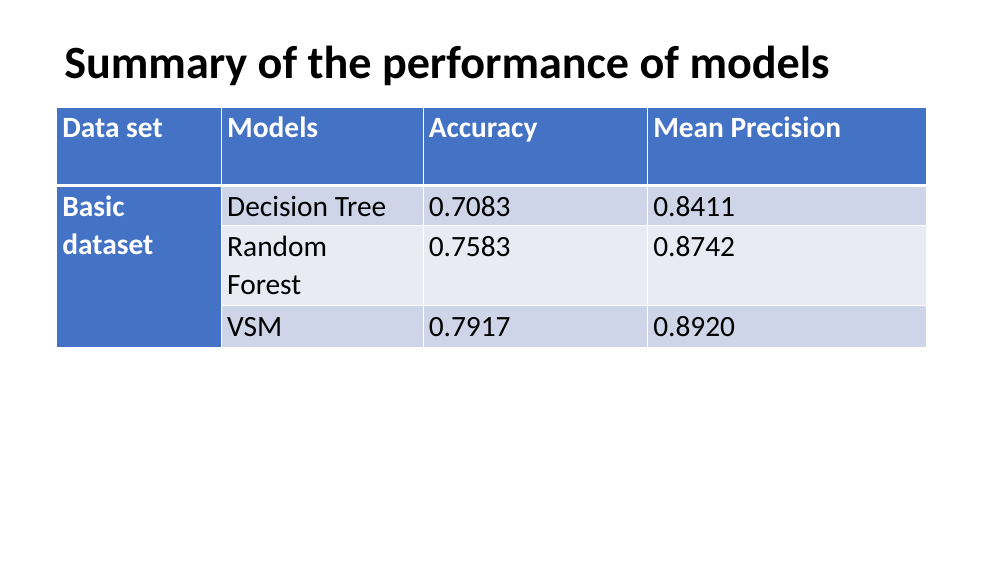
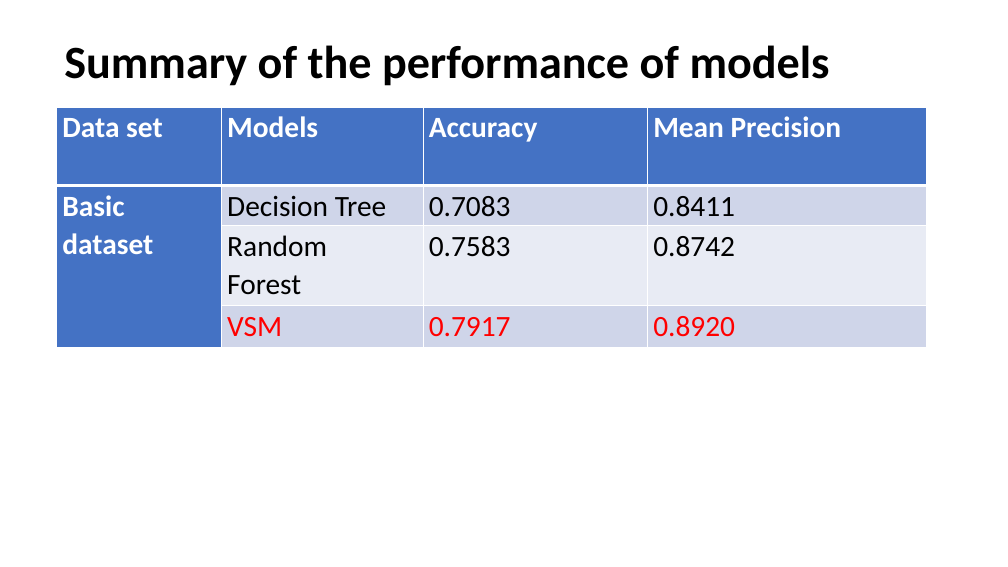
Before and after one commit to Rena-zhou/IFN702, a slide deck: slide 28 of Project presentation (presentation)- zhiying.pptx. Drawn at 1008x567 pixels with LibreOffice and Linux fonts; fonts in the diff are those of the drawing. Boxes give left, top, right and bottom in pixels: in the first picture for what was removed or moved away, otherwise in the second. Text is boxed around its words. In the diff, an @@ line names an element or a change of style, - is before the commit and + after.

```diff
--- a/Project presentation (presentation)- zhiying.pptx
+++ b/Project presentation (presentation)- zhiying.pptx
@@ table at (57, 107, 926, 348) @@
@@ text colour #000000 to #FF0000 in "VSM", "0.7917", "0.8920" @@
```
Also in this commit, not shown: 3 other slides changed.
